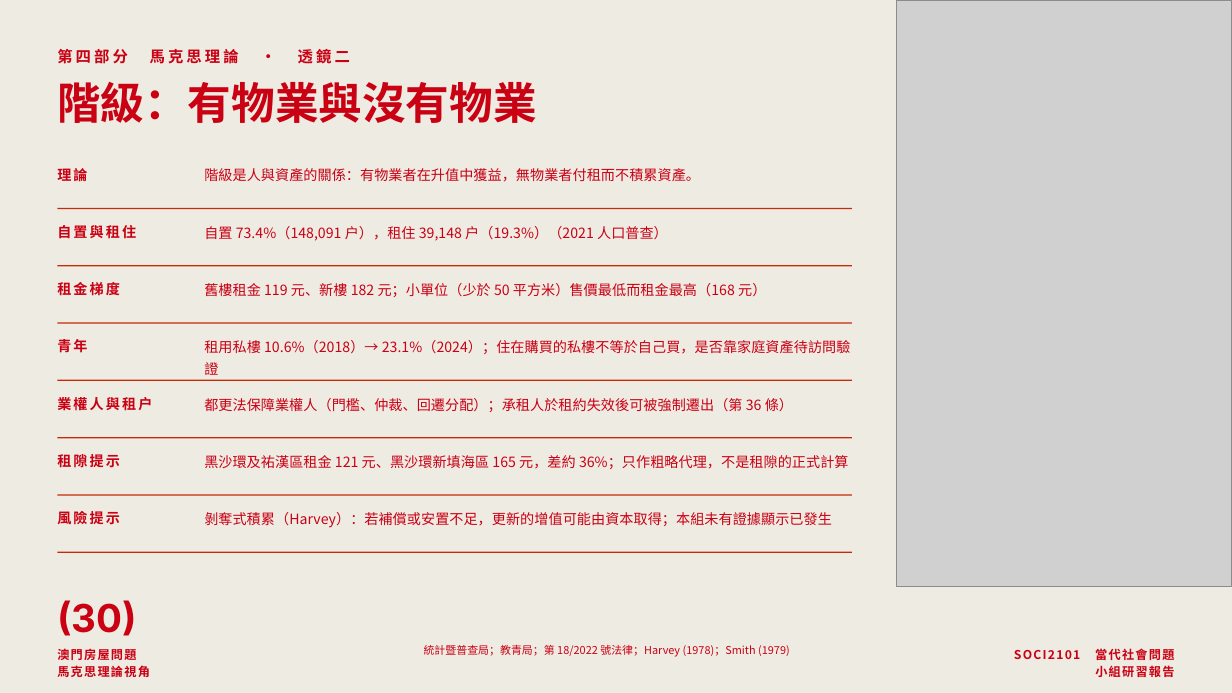
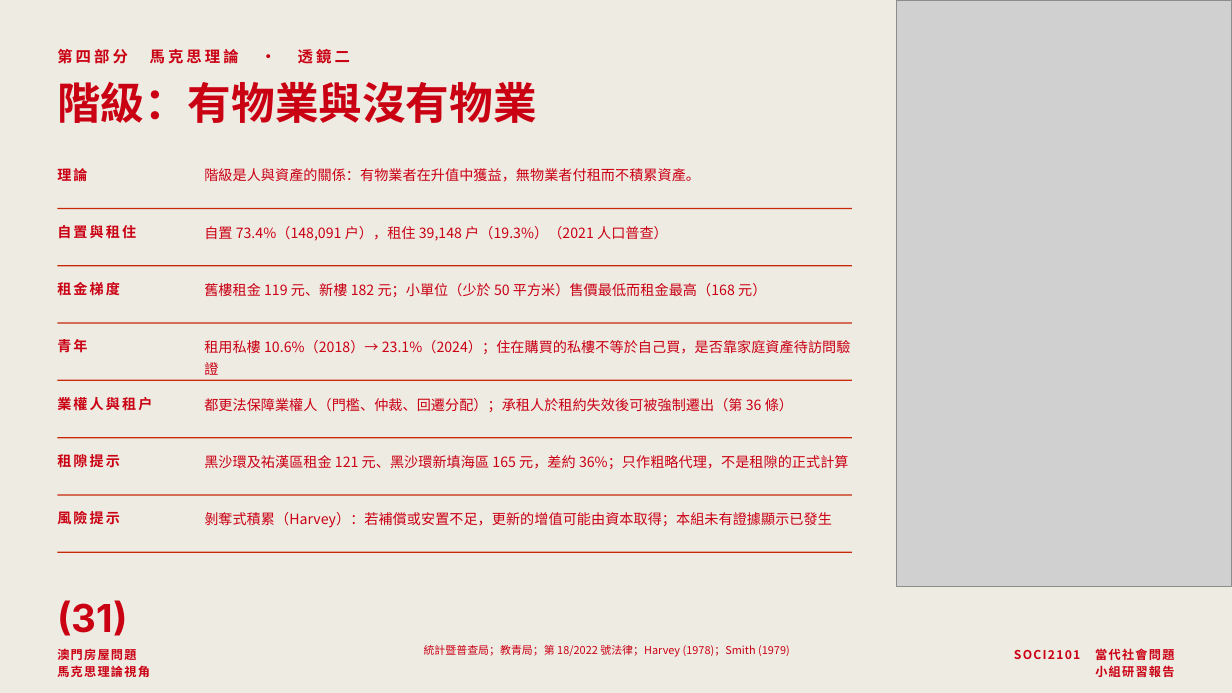
Before and after one commit to lammkiii/-, a slide deck: slide 31 of macau-housing-report/澳門房屋問題-小組研習報告.pptx (slide 30 before the commit). Drawn at 1232x693 pixels with LibreOffice and Linux fonts; fonts in the diff are those of the drawing; grey boxes stand for pictures. Boxes give left, top, right and bottom in pixels: in the first picture for what was removed or moved away, otherwise in the second. Text is boxed around its words. In the diff, an @@ line names an element or a change of style, - is before the commit and + after.

```diff
--- a/macau-housing-report/澳門房屋問題-小組研習報告.pptx
+++ b/macau-housing-report/澳門房屋問題-小組研習報告.pptx
@@ text at bbox=[57, 600, 127, 636]: text changed @@
-(30)
+(31)
```
Also in this commit, not shown: 17 other slides changed, 5 slides added, 2 slides removed, 3 other files.
